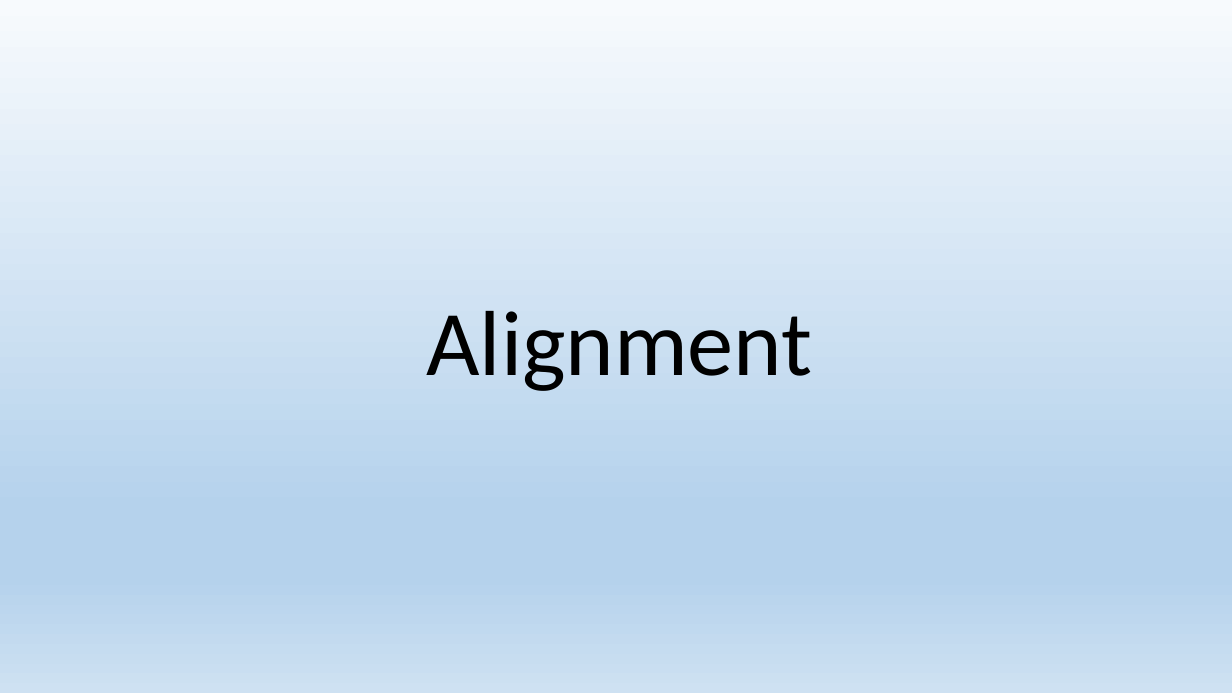
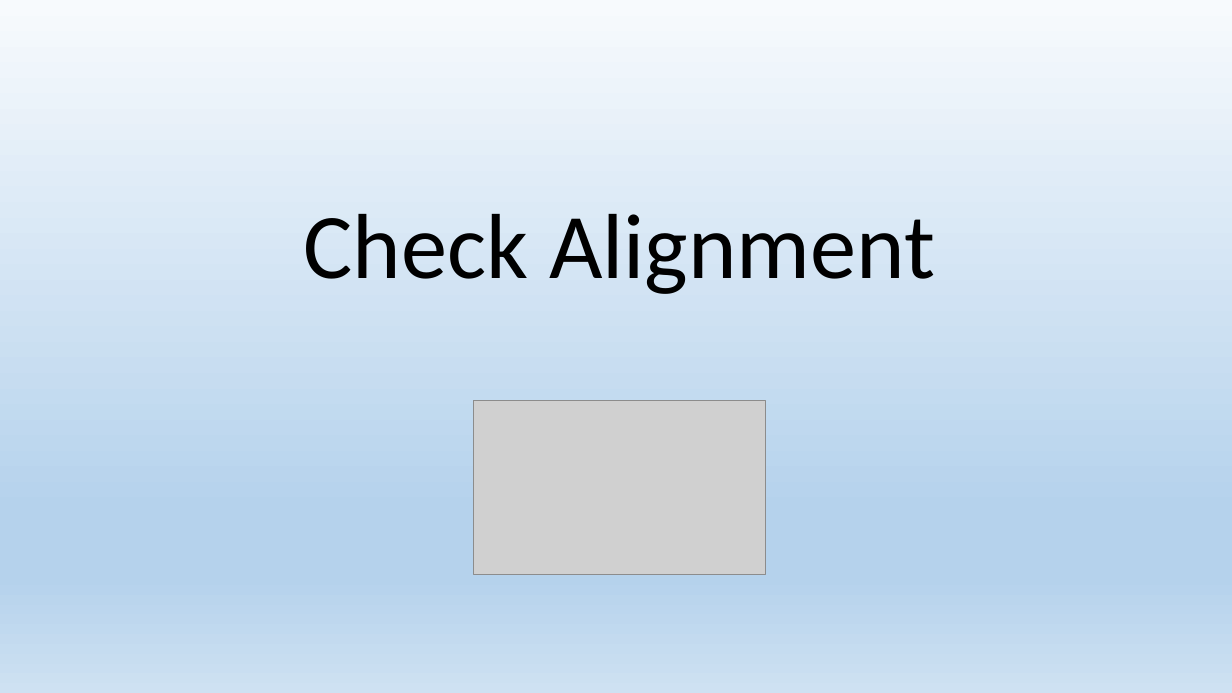
Before and after one commit to mydatastory-dev/projects, a slide deck: slide 7 of _library/library_as_brand.pptx. Drawn at 1232x693 pixels with LibreOffice and Linux fonts; fonts in the diff are those of the drawing; grey boxes stand for pictures. Boxes give left, top, right and bottom in pixels: in the first picture for what was removed or moved away, otherwise in the second. Text is boxed around its words. In the diff, an @@ line names an element or a change of style, - is before the commit and + after.

```diff
--- a/_library/library_as_brand.pptx
+++ b/_library/library_as_brand.pptx
@@ text at (x1=304, y1=214, x2=935, y2=294): text changed @@
-Alignment
+Check Alignment
@@ picture added at (x1=474, y1=400, x2=766, y2=575) @@
```
Also in this commit, not shown: 3 other slides changed, 4 slides added, 4 slides removed.
